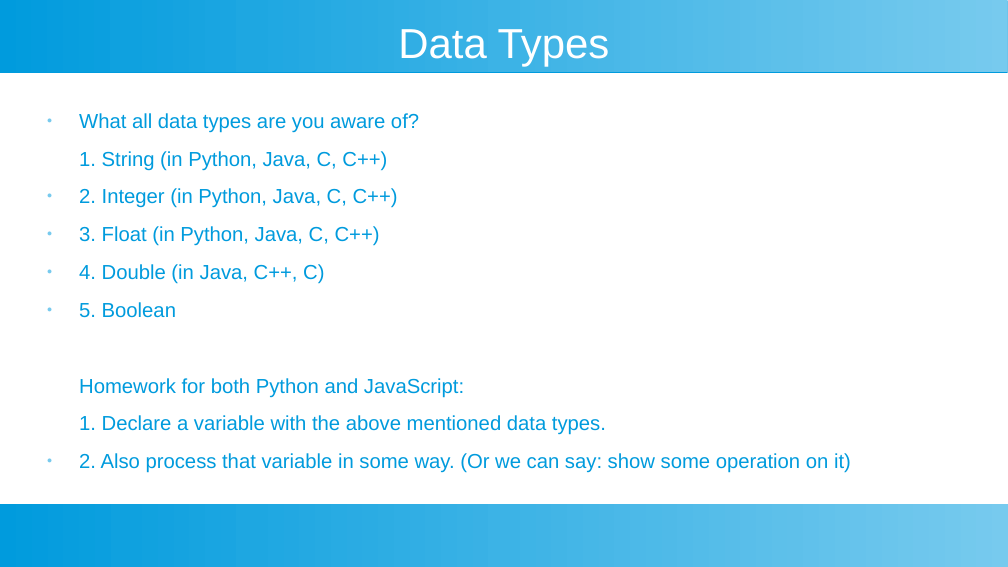
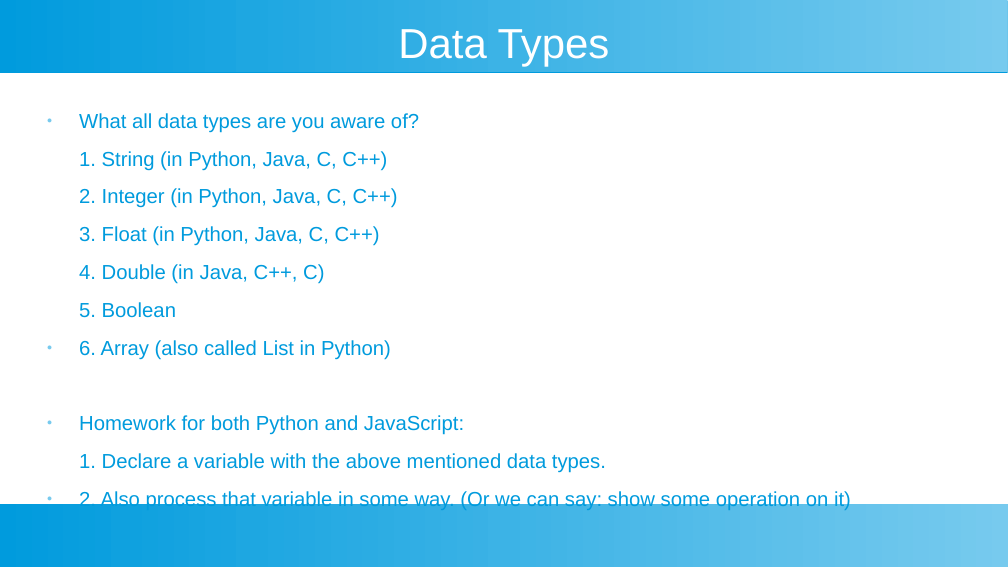
Before and after one commit to ashishjain1547/public_lessons_in_javascript, a slide deck: slide 9 of 1_JavaScript Intro/JavaScript's First Lesson.odp (slide 8 before the commit). Drawn at 1008x567 pixels with LibreOffice and Linux fonts; fonts in the diff are those of the drawing. Boxes give left, top, right and bottom in pixels: in the first picture for what was removed or moved away, otherwise in the second. Text is boxed around its words. In the diff, an @@ line names an element or a change of style, - is before the commit and + after.

```diff
--- a/1_JavaScript Intro/JavaScript's First Lesson.odp
+++ b/1_JavaScript Intro/JavaScript's First Lesson.odp
@@ text at box(79, 188, 464, 435): bullet ● to none; bullet none to ● @@
@@ text at box(79, 340, 391, 360): paragraph added @@
+● 6. Array (also called List in Python)
```
Also in this commit, not shown: 3 other slides changed, 1 slide added, 6 other files.
